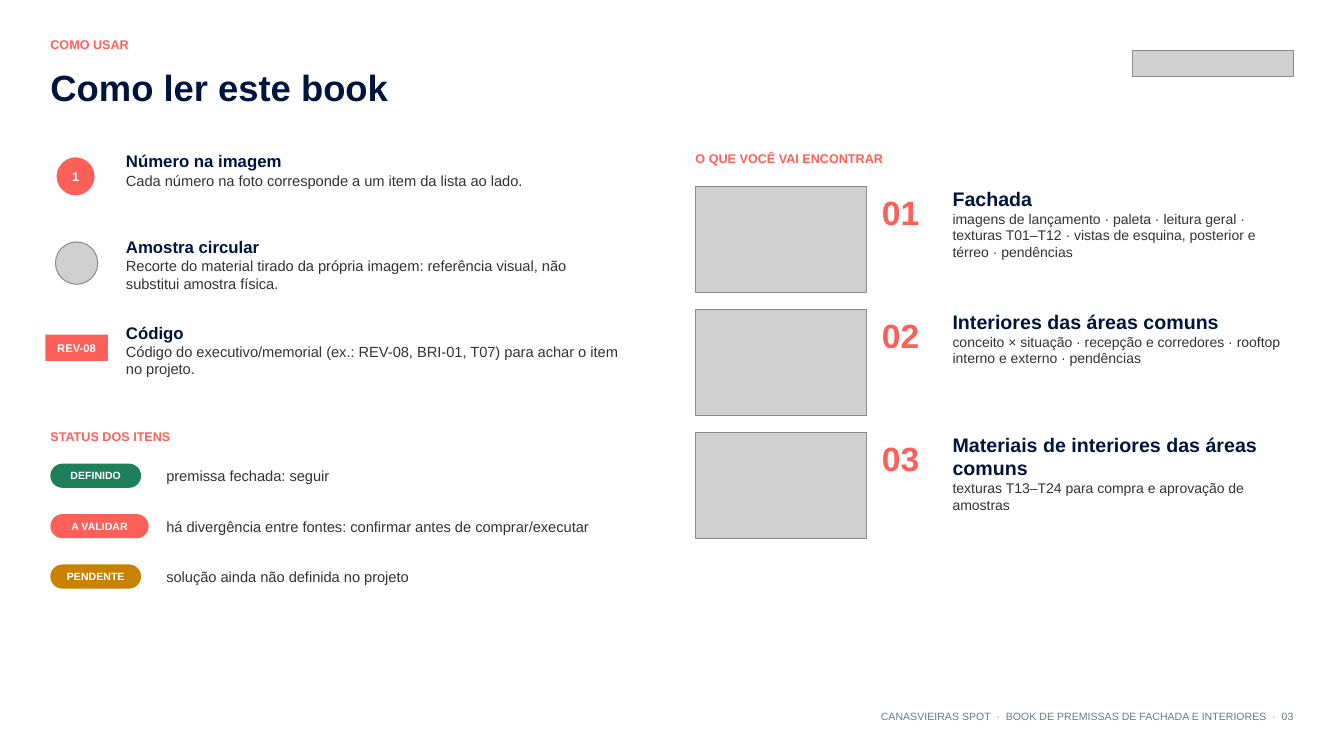
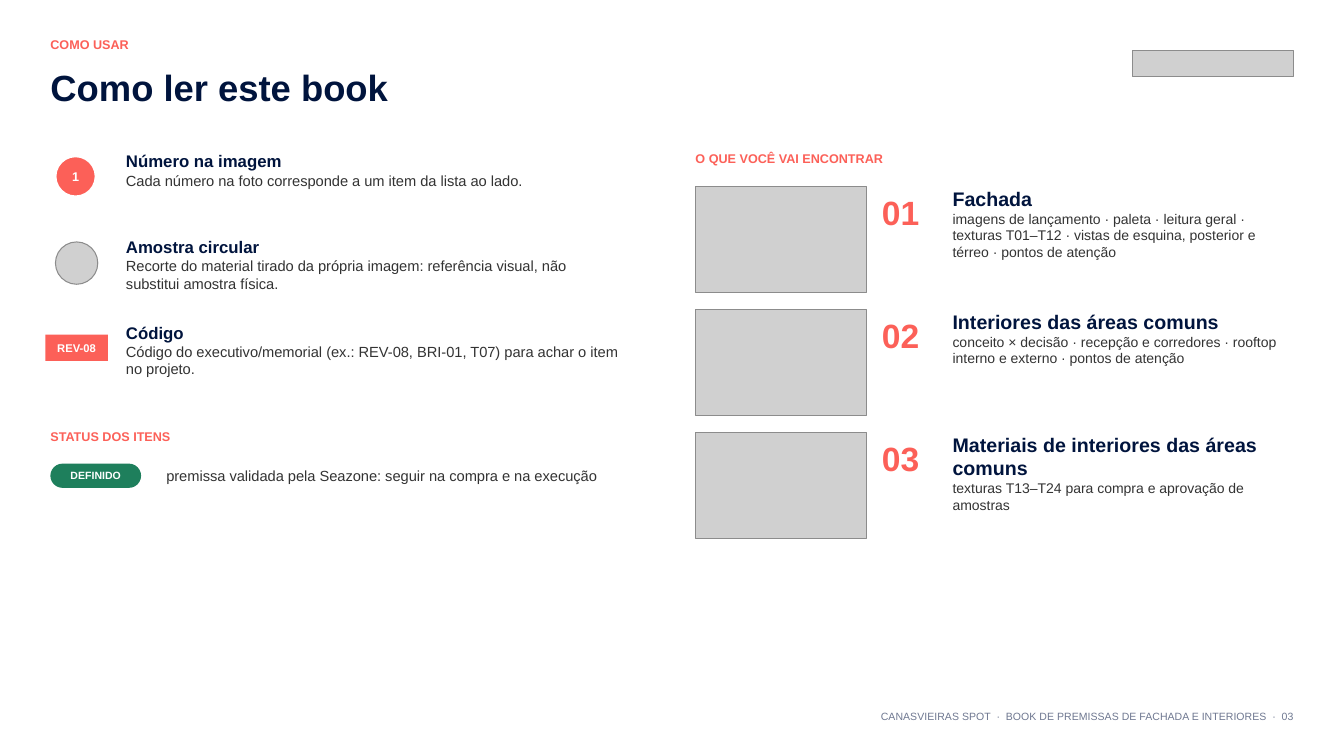
Before and after one commit to rachelsouto-source/book-premissas-template, a slide deck: slide 3 of books/CANASVIEIRAS_SPOT_Book_de_Premissas_v3.pptx. Drawn at 1344x756 pixels with LibreOffice and Linux fonts; fonts in the diff are those of the drawing; grey boxes stand for pictures; background and template pictures are left out. Boxes give left, top, right and bottom in pixels: in the first picture for what was removed or moved away, otherwise in the second. Text is boxed around its words. In the diff, an @@ line names an element or a change of style, - is before the commit and + after.

```diff
--- a/books/CANASVIEIRAS_SPOT_Book_de_Premissas_v3.pptx
+++ b/books/CANASVIEIRAS_SPOT_Book_de_Premissas_v3.pptx
@@ text at <box>953,214,1256,260</box>: text changed @@
-imagens de lançamento · paleta · leitura geral · texturas T01–T12 · vistas de esquina, posterior e térreo · pendências
+imagens de lançamento · paleta · leitura geral · texturas T01–T12 · vistas de esquina, posterior e térreo · pontos de atenção
@@ text at <box>953,337,1276,366</box>: text changed @@
-conceito × situação · recepção e corredores · rooftop interno e externo · pendências
+conceito × decisão · recepção e corredores · rooftop interno e externo · pontos de atenção
@@ text at <box>166,470,597,484</box>: text changed @@
-premissa fechada: seguir
+premissa validada pela Seazone: seguir na compra e na execução
@@ rounded rectangle removed at <box>50,514,148,538</box> @@
-A VALIDAR
@@ text removed at <box>166,521,589,535</box> @@
-há divergência entre fontes: confirmar antes de comprar/executar
@@ rounded rectangle removed at <box>50,565,141,589</box> @@
-PENDENTE
@@ text removed at <box>166,571,409,585</box> @@
-solução ainda não definida no projeto
```
Also in this commit, not shown: 19 other slides changed, 3 other files.
